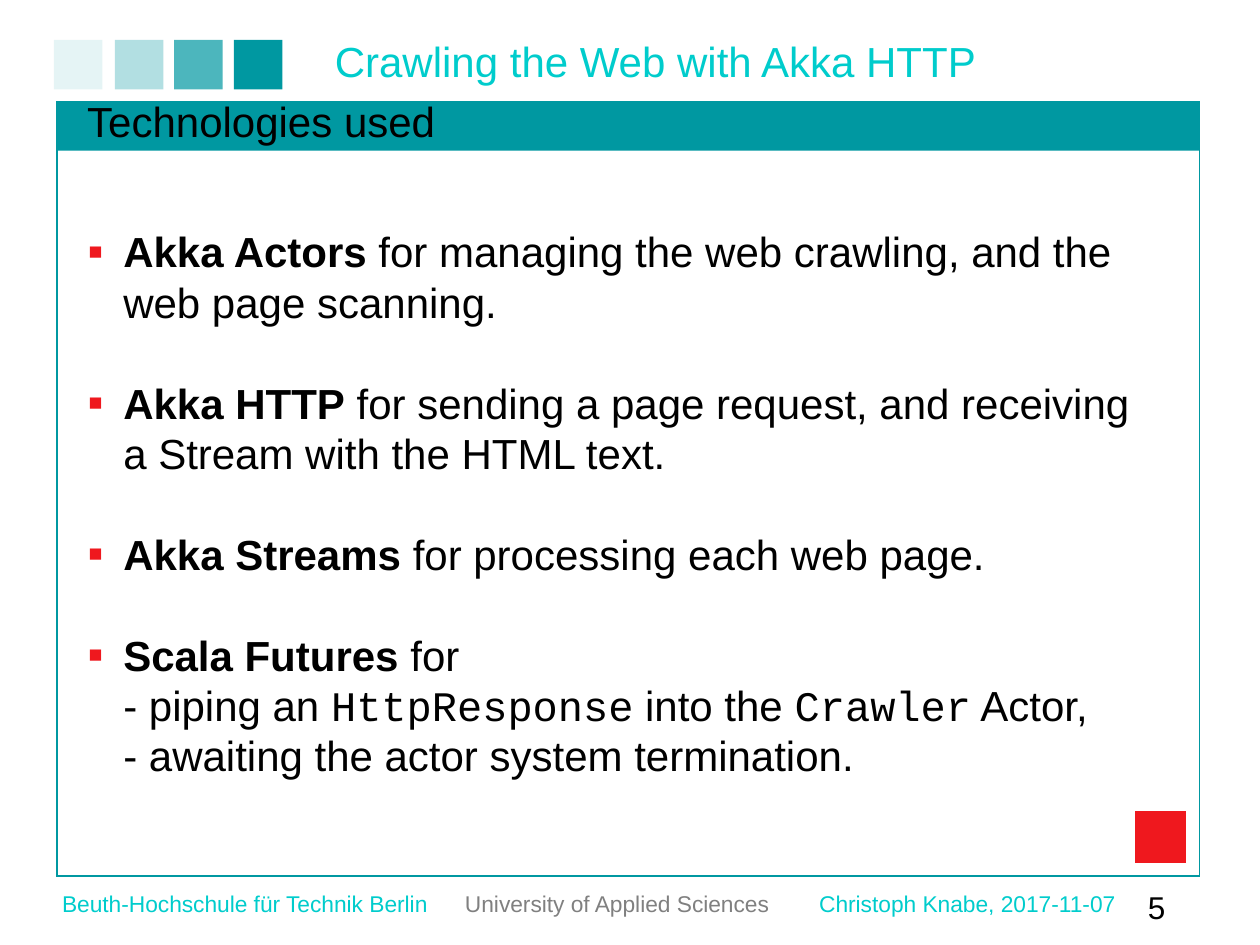
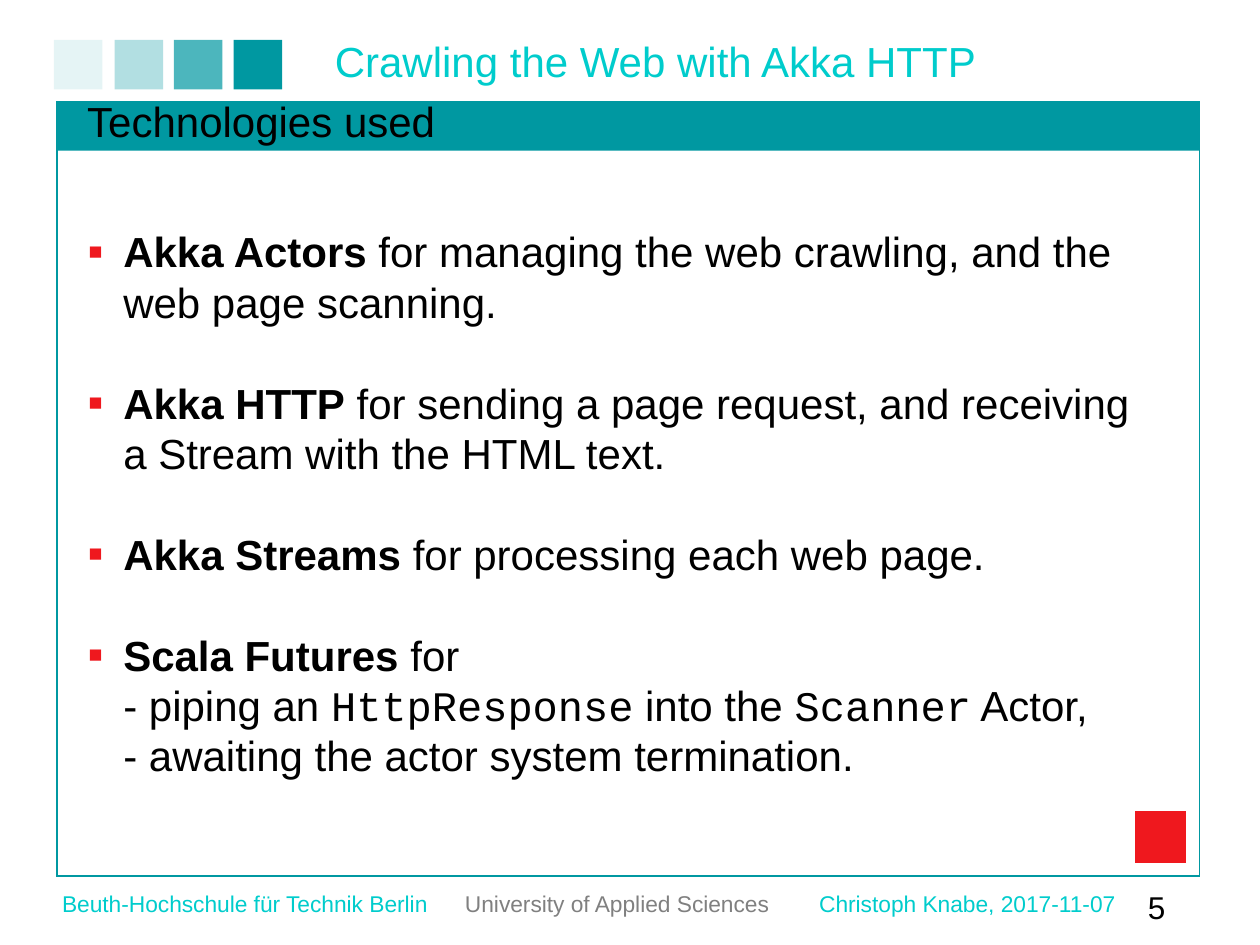
Before and after one commit to christophknabe/akka-crawl, a slide deck: slide 5 of src/doc/discussion.odp. Drawn at 1260x945 pixels with LibreOffice and Linux fonts; fonts in the diff are those of the drawing; background and template pictures are left out. Boxes give left, top, right and bottom in pixels: in the first picture for what was removed or moved away, otherwise in the second. Text is boxed around its words. In the diff, an @@ line names an element or a change of style, - is before the commit and + after.

```diff
--- a/src/doc/discussion.odp
+++ b/src/doc/discussion.odp
@@ text at (123, 640, 1087, 780): text changed @@
-■ Scala Futures for
-  - piping an HttpResponse into the Crawler Actor,
-  - awaiting the actor system termination.
+■ Scala Futures for
+  - piping an HttpResponse into the Scanner Actor,
+  - awaiting the actor system termination.
```
Also in this commit, not shown: 1 other slide changed, 1 other file.
